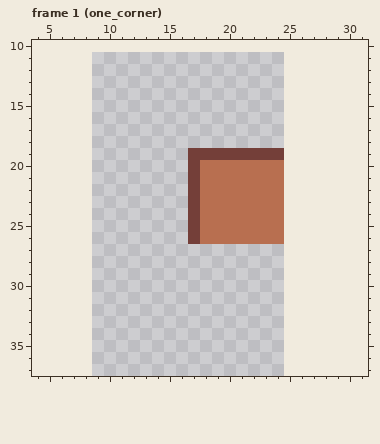
Two states of a pixel-art file, assets/tiles/dirt.ase. The picture above was drawn from the file before the commit.
16x80 pixels, 5 frames. Shown: frame 1 (one_corner): x 4..31, y 10..37. The old version is drawn lined up with the new one, on the new canvas. The commit also changed other frames, which this record leaves out.
Now the later version:
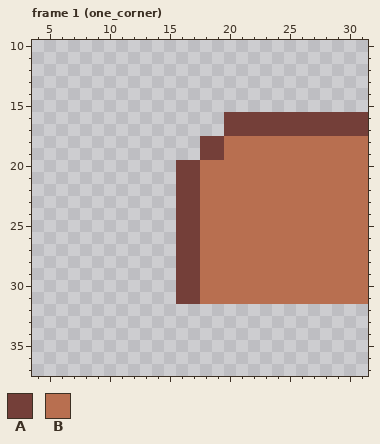
Palette (. is transparent): A #743f39  B #b86f50
What changed:
canvas 16x80 -> 32x160, the old top-left corner now at 9,11
--- frame 1 (one_corner)
@@ x 14..31 @@
 15 ..................
-16 ..................
-17 ..................
-18 ..................
-19 ...AAAAAAAA.......
-20 ...ABBBBBBB.......
-21 ...ABBBBBBB.......
-22 ...ABBBBBBB.......
-23 ...ABBBBBBB.......
-24 ...ABBBBBBB.......
-25 ...ABBBBBBB.......
-26 ...ABBBBBBB.......
-27 ..................
-28 ..................
-29 ..................
-30 ..................
-31 ..................
+16 ......AAAAAAAAAAAA
+17 ......AAAAAAAAAAAA
+18 ....AABBBBBBBBBBBB
+19 ....AABBBBBBBBBBBB
+20 ..AABBBBBBBBBBBBBB
+21 ..AABBBBBBBBBBBBBB
+22 ..AABBBBBBBBBBBBBB
+23 ..AABBBBBBBBBBBBBB
+24 ..AABBBBBBBBBBBBBB
+25 ..AABBBBBBBBBBBBBB
+26 ..AABBBBBBBBBBBBBB
+27 ..AABBBBBBBBBBBBBB
+28 ..AABBBBBBBBBBBBBB
+29 ..AABBBBBBBBBBBBBB
+30 ..AABBBBBBBBBBBBBB
+31 ..AABBBBBBBBBBBBBB
 32 ..................
